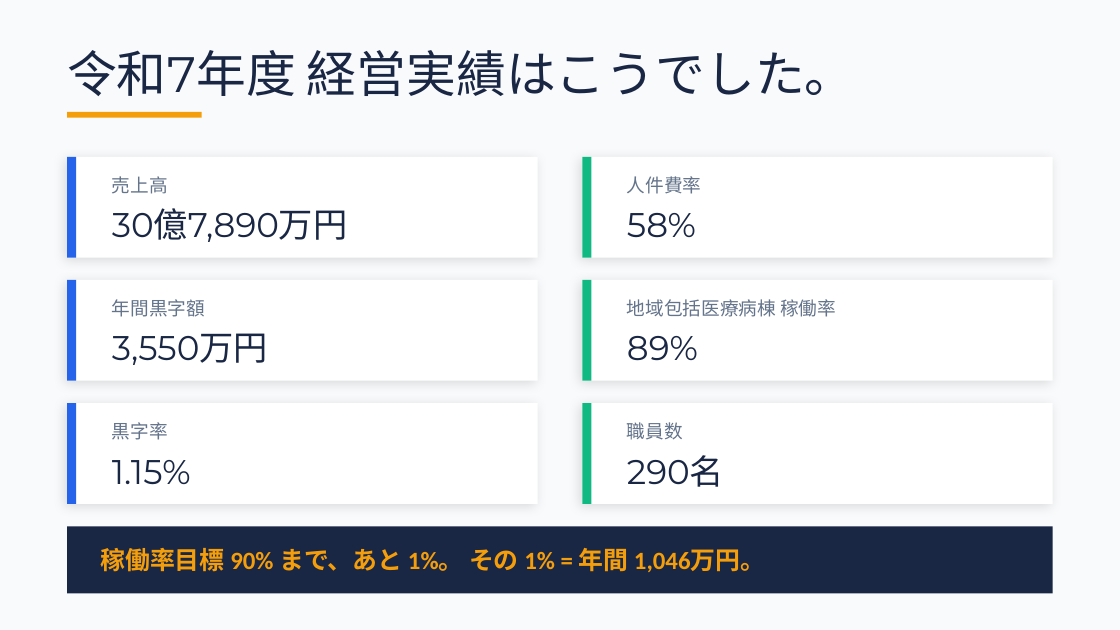
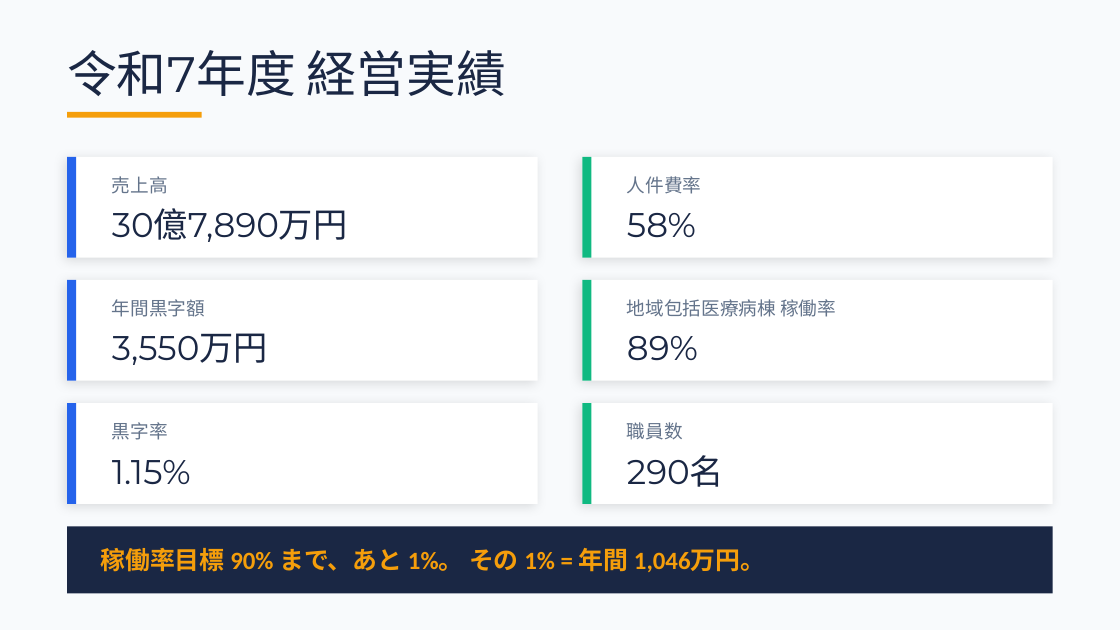
Before and after one commit to torukubota2023/bed-control-simulator, a slide deck: slide 4 of docs/admin/bed_control_evolution_presentation.pptx. Drawn at 1120x630 pixels with LibreOffice and Linux fonts; fonts in the diff are those of the drawing. Boxes give left, top, right and bottom in pixels: in the first picture for what was removed or moved away, otherwise in the second. Text is boxed around its words. In the diff, an @@ line names an element or a change of style, - is before the commit and + after.

```diff
--- a/docs/admin/bed_control_evolution_presentation.pptx
+++ b/docs/admin/bed_control_evolution_presentation.pptx
@@ text at bbox=[67, 50, 506, 96]: text changed @@
-令和7年度 経営実績はこうでした。
+令和7年度 経営実績
```
Also in this commit, not shown: 6 other slides changed, 3 other files.
